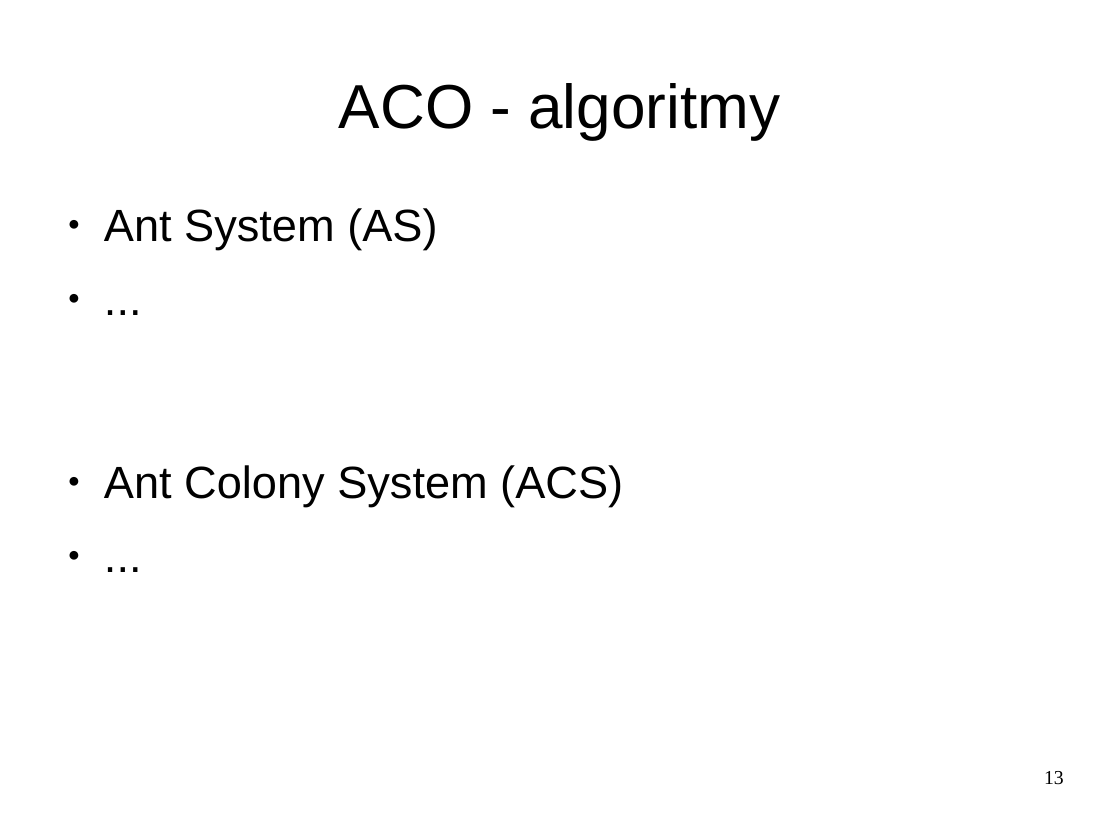
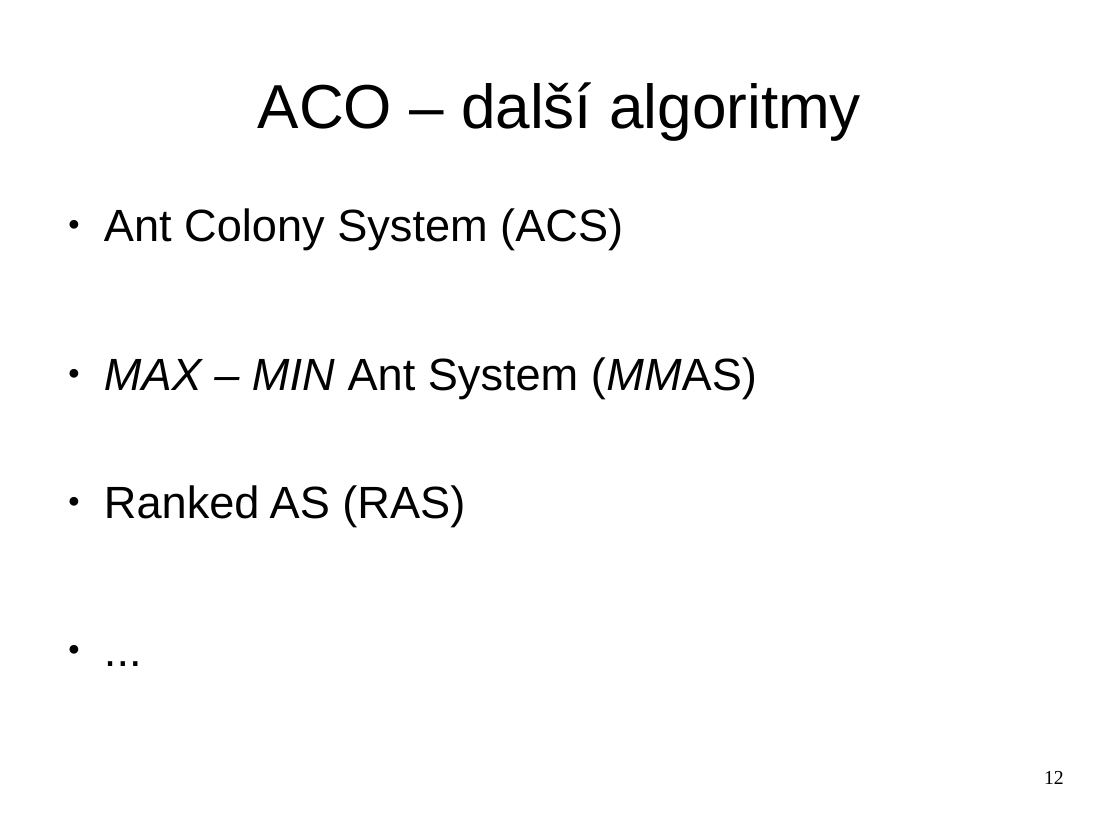
Before and after one commit to hellerstanislav/sin, a slide deck: slide 12 of presentation/swarm.odp (slide 13 before the commit). Drawn at 1120x840 pixels with LibreOffice and Linux fonts; fonts in the diff are those of the drawing. Boxes give left, top, right and bottom in pixels: in the first picture for what was removed or moved away, otherwise in the second. Text is boxed around its words. In the diff, an @@ line names an element or a change of style, - is before the commit and + after.

```diff
--- a/presentation/swarm.odp
+++ b/presentation/swarm.odp
@@ title at [258, 82, 861, 139]: text changed @@
-ACO - algoritmy
+ACO – další algoritmy
@@ text at [104, 208, 757, 527]: text changed @@
-● Ant System (AS)
+● Ant Colony System (ACS)
+● MAX – MIN Ant System (MMAS)
+● Ranked AS (RAS)
@@ text at [104, 465, 623, 507]: paragraphs removed @@
-● Ant Colony System (ACS)
-● ...
@@ page number at [1044, 771, 1064, 784]: text changed @@
-13
+12
```
Also in this commit, not shown: 4 other slides changed, 1 slide added, 2 slides removed, 1 other file.
